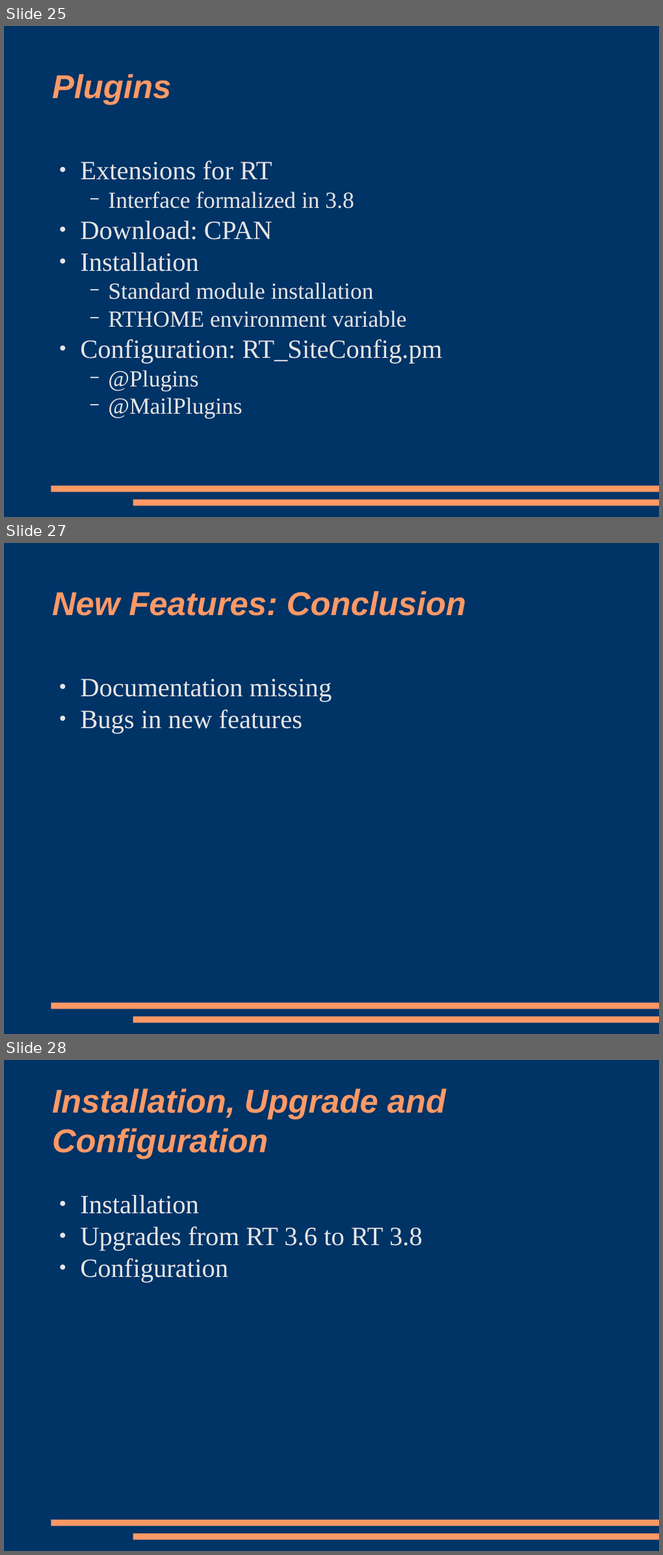
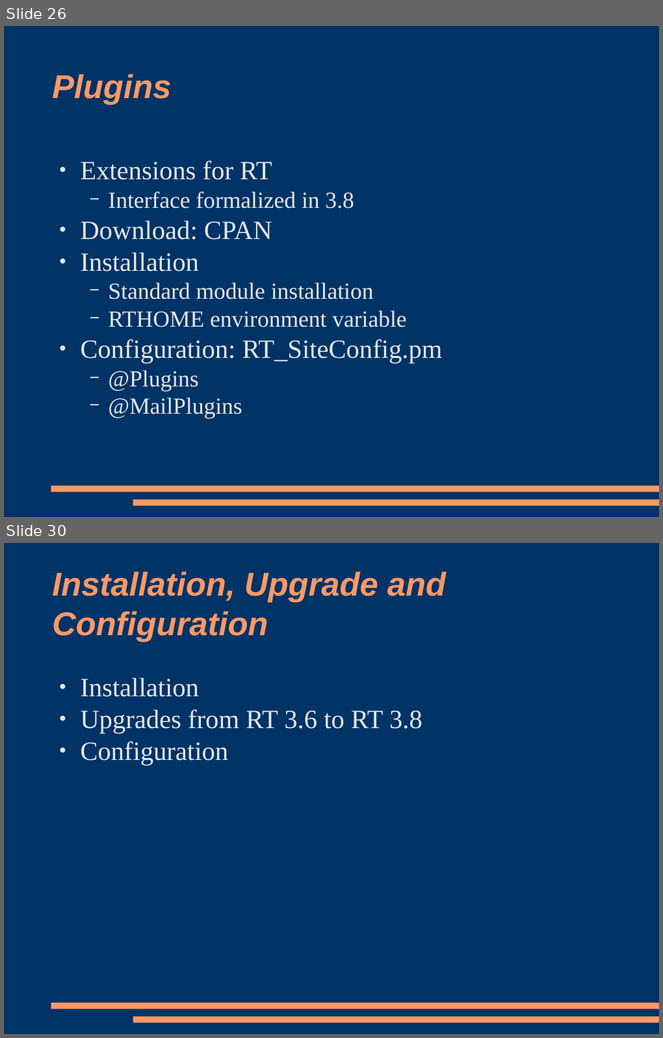
Before and after one commit to racke/Presentations, a slide deck: npw2009/rt38.odp. Shown one above the other, each under a label of ours: slides 25, 27 and 28 before the commit, slides 26 and 30 after it; the slides between them are not shown. The pictures are 663x1555 and 663x1038 pixels, drawn with LibreOffice and Linux fonts; fonts in the diff are those of the drawing. Boxes give left, top, right and bottom in pixels: in the first picture for what was removed or moved away, otherwise in the second. Text is boxed around its words. In the diff, an @@ line names an element or a change of style, - is before the commit and + after.

```diff
--- a/npw2009/rt38.odp
+++ b/npw2009/rt38.odp
@@ slide 27 removed at (x1=4, y1=543, x2=659, y2=1034), background #003366; not listed: 2 template elements that a slide beside it also shows @@
@@ title removed at (x1=52, y1=591, x2=466, y2=616) @@
-New Features: Conclusion
@@ text removed at (x1=80, y1=679, x2=332, y2=734) @@
-● Documentation missing
-● Bugs in new features
@@ what was slide 25 is now slide 26 @@
@@ what was slide 28 is now slide 30 @@
```
Also in this commit, not shown: 4 slides changed, 4 slides added, 1 other file.
